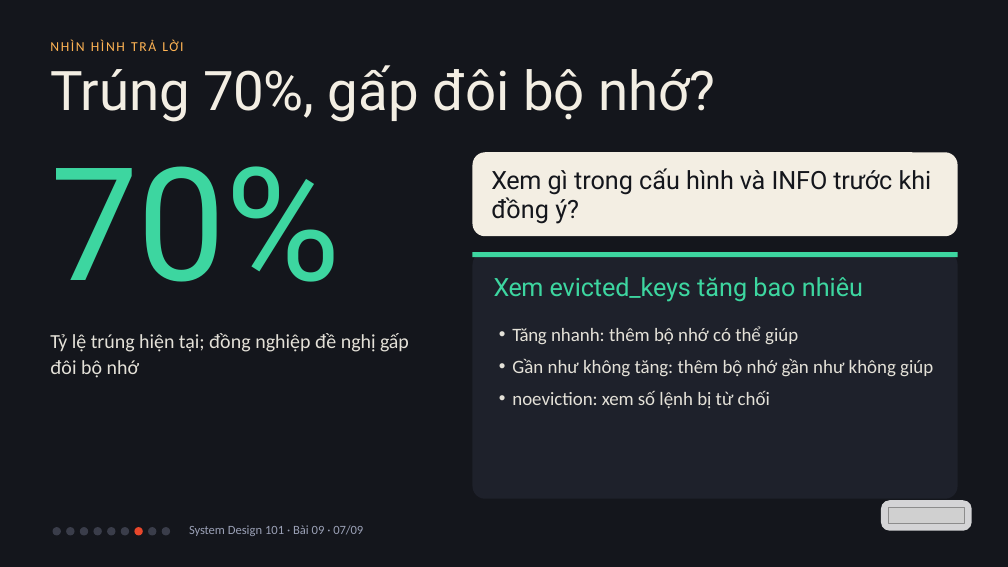
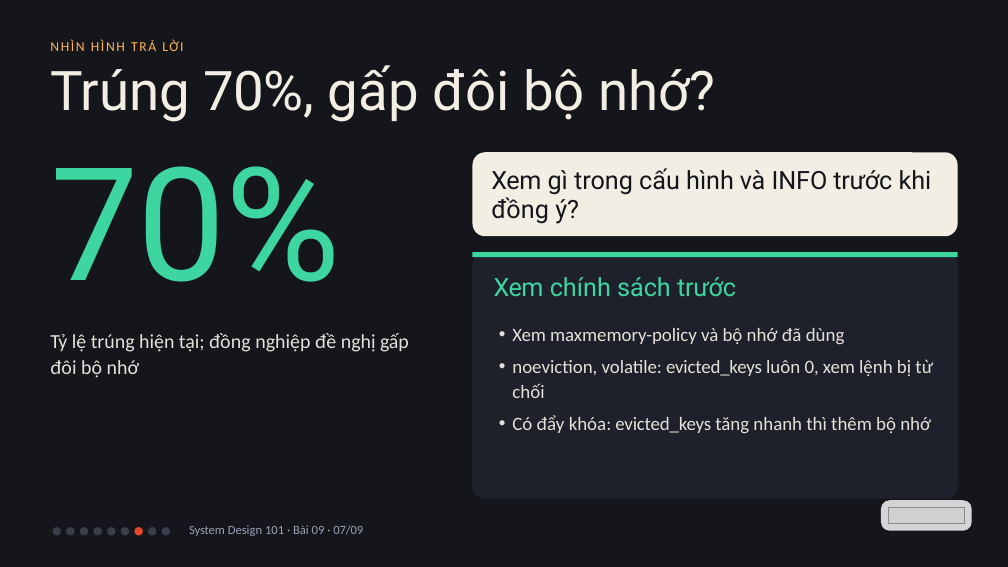
Before and after one commit to vohoailinh90/tool-marketing-studio, a slide deck: slide 7 of system-design-101/vi/lessons/sd-06-009/slides/sd-06-009.pptx. Drawn at 1008x567 pixels with LibreOffice and Linux fonts; fonts in the diff are those of the drawing; grey boxes stand for pictures. Boxes give left, top, right and bottom in pixels: in the first picture for what was removed or moved away, otherwise in the second. Text is boxed around its words. In the diff, an @@ line names an element or a change of style, - is before the commit and + after.

```diff
--- a/system-design-101/vi/lessons/sd-06-009/slides/sd-06-009.pptx
+++ b/system-design-101/vi/lessons/sd-06-009/slides/sd-06-009.pptx
@@ text at [494, 277, 736, 297]: text changed @@
-Xem evicted_keys tăng bao nhiêu
+Xem chính sách trước
@@ text at [512, 328, 933, 434]: text changed @@
-• Tăng nhanh: thêm bộ nhớ có thể giúp
-• Gần như không tăng: thêm bộ nhớ gần như không giúp
-• noeviction: xem số lệnh bị từ chối
+• Xem maxmemory-policy và bộ nhớ đã dùng
+• noeviction, volatile: evicted_keys luôn 0, xem lệnh bị từ chối
+• Có đẩy khóa: evicted_keys tăng nhanh thì thêm bộ nhớ
```
